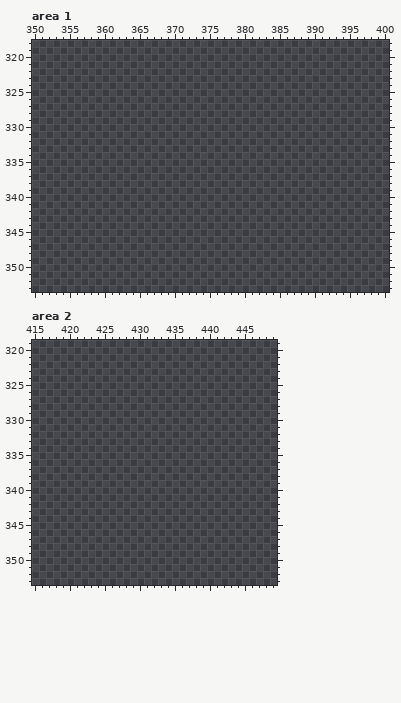
File history of a pixel-art file, Assets/Sprites/pixel-art-stuff/ground-tile-set.aseprite. Above, as it was before the edit.
464x368 pixels, 1 frame. Colours within 5 levels of each other are drawn and written as one. Shown: area 1: x 350..400, y 318..353; area 2: x 415..449, y 319..353. The old version is drawn lined up with the new one, on the new canvas. The commit also changed other parts of the picture, which this record leaves out.
And afterwards:
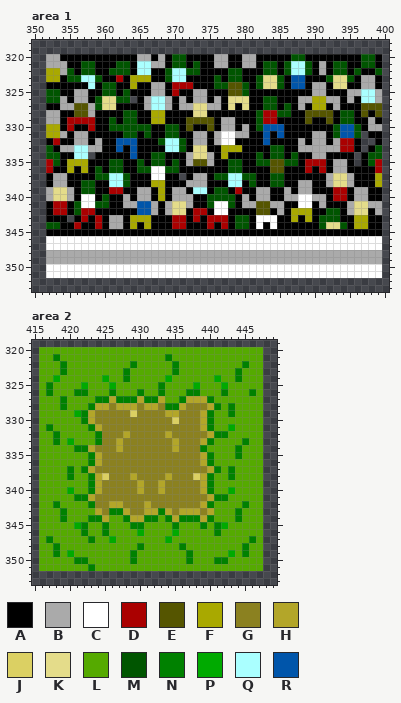
Palette (. is transparent): A #000000  B #aaaaaa  C #ffffff  D #aa0000  E #555500  F #a9a900  G #8b8120  H #b3a629  J #dbd063  K #e4dc8a  L #55aa00  M #005500  N #008100  P #00aa00  Q #aaffff  R #0055aa
Changes in this commit:
canvas 464x368 -> 848x400, the old top-left corner now at 0,32
Changed rows in their new state; - is an unchanged pixel.
Area 1:
first column x 352:
320 BBAAAAAAAAAAABBABAMMAAAABBAABBAAAAAMMAAAAAAAAMMA
321 BBBAAMMAAAMMAQQBBAMMAMAABBAABBAMMAMQQMABAMMAAMMA
322 FFBMAMMAAMMMAQQAAMQQMMAAAAMMAAAMMAMQQMABAMMAMAAM
323 FFAMMQQMAADAFFFAAMQQAAAAMAMMAAMKKMARRAAAMKKMABBA
324 AAAAAAQAMMAAFAABBADDDAAAMMEEMAMKKMARRABBAKKAABBA
325 MMAABBAAMMAMAAABBADAABBAAAEEMAAAAAAAAABBAAABBQQB
326 MMBABBAMKKMM-ABQQBABABBABAKKKAAMMAAABBFFBBABAQQB
327 AABBEEBMKKAAAABQQBABBKKBBAKAKAAMMAMABAFFABAAAEEE
328 BBAAEEBAAAAMMAAFFAAAAKKAAAAAAAMDDMMAAEEEEAMMAEAE
329 BBADDDDAAMAMMAAFFAAAEEEEABBAAAMDDAAAAEAAEAMMAABA
330 FFADAADAAMMMMMMAAMMAEAAEABBABAMRRRAAAAAAAMRRMABB
331 FFBABBAAAAAMMAMAAMMAABBABCCBBAARARAAAABBAMRRM-AA
332 ADAABBABAARRRAAAMQQMABBABCCAAAARAAAABABBABDDA--A
333 MABBQQBBAARARAAAAQQMAKKAAFFFAAAAMMAABBBBBBDDA-AM
334 MMAAQQ-AAAAARAAMMAAABKKBAFAAAAMAMMAMAABBAAAA-AMM
335 DMAFFFAAAMMAAMAMMAMABEEBAAMMAAMMEEMMADDDABBA-AMD
336 DAAFAFAMAMMAAMMCCMMAAAAAAAMMAAAAEEAAADADABBAAAAD
337 ABBAAAAMMQQMAAACCAA-ABBAMMQQMMAAMMAAAAAABKKBAAAF
338 ABBAAMMAAQQMAAAFFAAABBBAAAQQAMAAMMAABBAABKKBAAAF
339 BKKBAMMAADDAABBAFABBAQQAMMADAABBAABABBAAADDABBAA
340 BKKBACCAMAABABBAFABBBAAMMMMABABBAABBCCBBADDABBAA
341 ADDAMCCMMAABBRRBABKKBAAMCCMABBEEBBAACCABAAABKKBB
342 ADDAMDDAAAAAARRBABKKADDACCAAAAEEABAFFFAAMMABKKAB
343 AAA-ADADABBAFFFAAADDADADDDAMMACCCAAFAFAMMMAAFFAA
344 MMAADAADABBAFAFAAADDAAADADAMMACACAAAAAAMKKMAFFAA
345 AAAAAAAAAAAAAAAAAAAAAAAAAAAAAAAAAAAAAAAAAAAAAAAA
346 CCCCCCCCCCCCCCCCCCCCCCCCCCCCCCCCCCCCCCCCCCCCCCCC
347 CCCCCCCCCCCCCCCCCCCCCCCCCCCCCCCCCCCCCCCCCCCCCCCC
348 BBBBBBBBBBBBBBBBBBBBBBBBBBBBBBBBBBBBBBBBBBBBBBBB
349 BBBBBBBBBBBBBBBBBBBBBBBBBBBBBBBBBBBBBBBBBBBBBBBB
350 CCCCCCCCCCCCCCCCCCCCCCCCCCCCCCCCCCCCCCCCCCCCCCCC
351 CCCCCCCCCCCCCCCCCCCCCCCCCCCCCCCCCCCCCCCCCCCCCCCC
Area 2:
first column x 416:
320 LLLLLLLLLLLLLLLLLLLLLLLLLLLLLLLL
321 LLNLLLLLLLLLLLLLLLNLLLLLLLLLLLLL
322 LLLNLLLLLLLLLNLLLLLNLLLLLLLLLNLL
323 LLLNLLLLLLLLNLLLLLLNLLLLLLLLNLLL
324 LLPLLLLLLPLLNLLLLLPLLLLLLPLLNLLL
325 LNLLLLPLLLPLLLLLLNLLLLPLLLPLLLLL
326 LNLLLNNLLLNLLLNLLNLLLNNLLLNLLLNL
327 LLLNLLLLNNHNNNHNNHLLNHHHNLLLLLLL
328 LLLNLLLNHHGHHHGHHGNNHGGGHNLNLLLL
329 LLLLLPNHGGGGGJGGGGHHGGGHNLLNLLLL
330 LLLLLLNHGGGGGGGGGGGJGGGHNLLLLLLL
331 LNLLLLLNHGGGGGGGGGGGGGGHNLLPLLLL
332 LLNLLLLLNGGGHGGGGGHGGGGGHNNLLLLL
333 LLNLPLLLNGGHGGGGGGGHGGGHNLLLLNLL
334 LLLLLNNHGGGHGGGGGGGHGGGNLLLLNLLL
335 LLLLLLLNHGGGGGGGGGGGGGGHNLLLNLLL
336 LLLLLLLNHGGGGGGGGGGGGGGHNLLLLLLL
337 LLLLNLNHGGGGGGGGGGGGGGGGHNLNLLLL
338 LLLLNLLNHJGGGHGGGGHGGGJHNLLNLLLL
339 LLLLLLLNHGGGGGHGGHGGGGGHNLLLLLLL
340 LLLLPLLNHGGGGGHGGHGGGGGHNLLPLLLL
341 LLLLLNNHGGGGGGGGGGGGGGGGHNNLLLLL
342 LLNLLLLNGGHHGGGHGGGGGGGHNLLLLNLL
343 LLLNLLLLHGNNHGGHHNHGHHHGHLLLNLLL
344 LLLNLLLNNHLLNHHNNLNHNNNHNLLLNLLL
345 LLLLLPNLLNLLLNNLLLLNLLLNLNPLLLLL
346 LLLLLLNLLNLLLLPLLLLPLLLLLNLLLLLL
347 LNLLLLLNLLPLLLLLLLPLLLLLLLLLLLNL
348 LLNLLLLLLLLLLLNLLLLLNLLLLLLLLNLL
349 LLNLPLLLLLLLLNLLLLLLLNLLLLLPLNLL
350 LLLLLNNLLLLLLNLLLLLLLNLLLNNLLLLL
351 LLLLLLLNLLLLLLLLLLLLLLLLLLLLLLLL
Pixel boxes of the changes (left, top, right, bottom) in both pictures:
added: (46, 54, 382, 278)
added: (39, 347, 263, 571)
